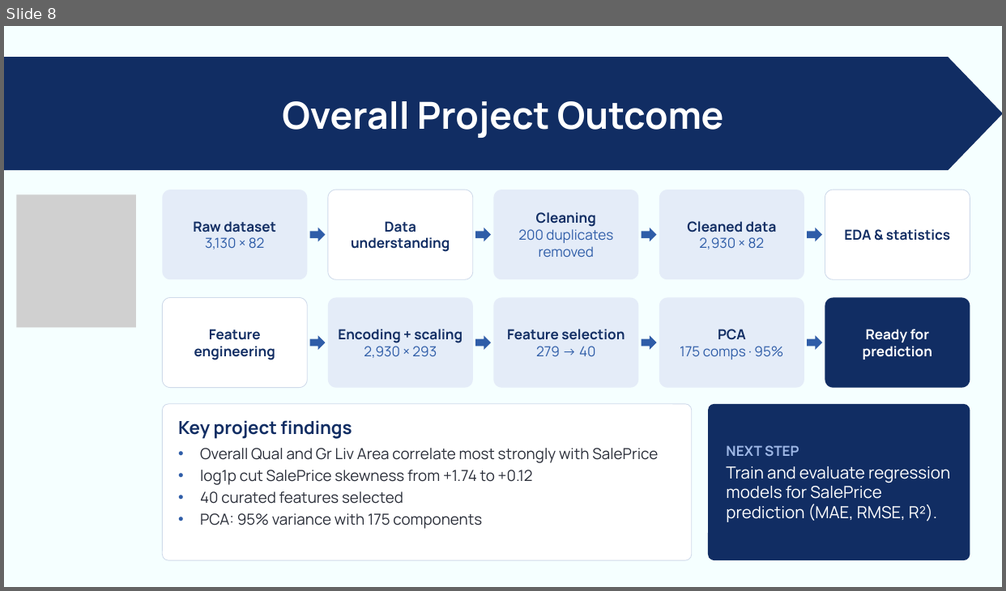
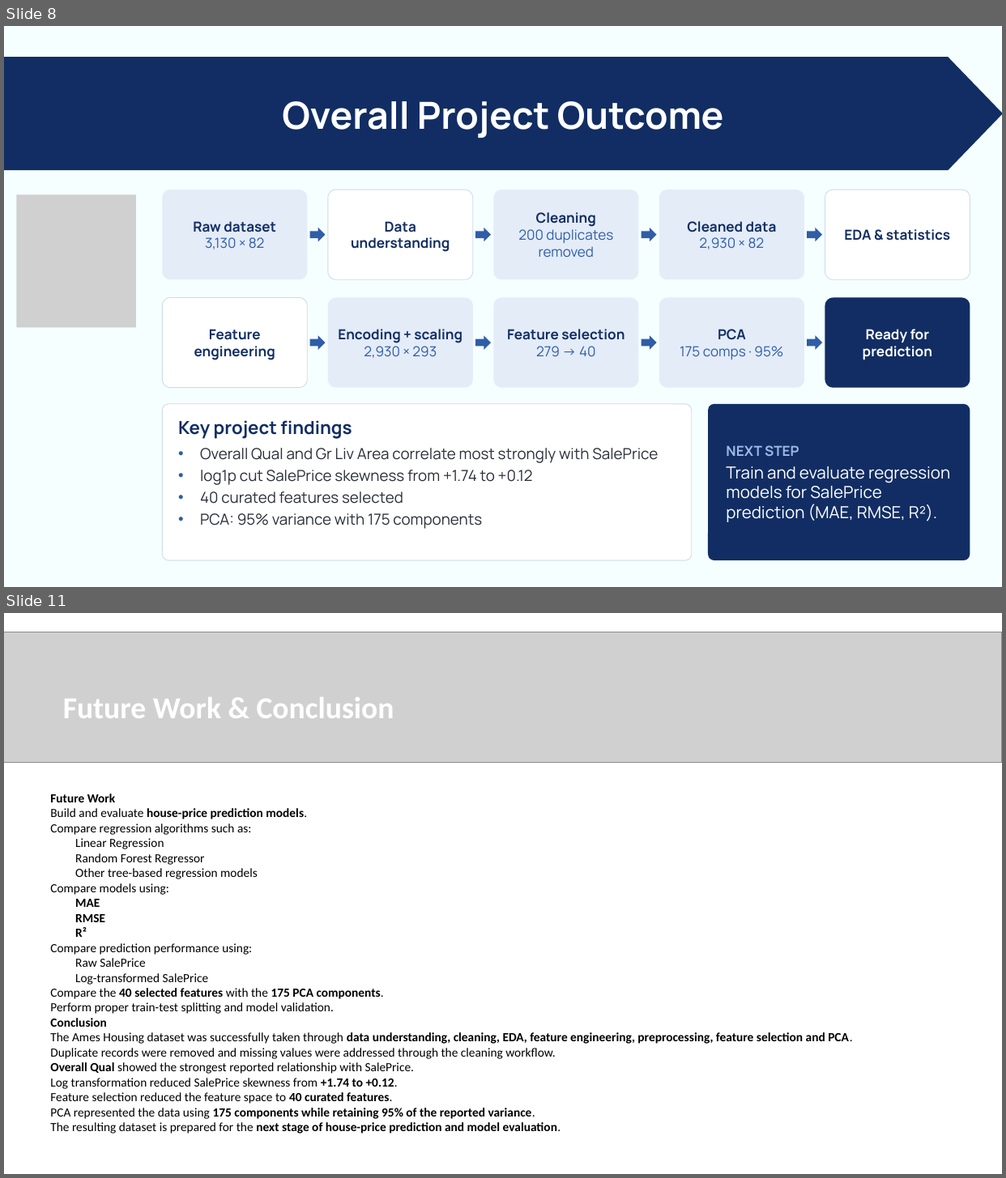
Before and after one commit to bst4096-lab/24ADI204_DSV_Team8, a slide deck: DSV_Project_Team_8_Week 1-7.pptx. Shown one above the other, each under a label of ours: slide 8 before the commit, slides 8 and 11 after it; the slides between them are not shown. The pictures are 1006x591 and 1006x1178 pixels, drawn with LibreOffice and Linux fonts; fonts in the diff are those of the drawing; grey boxes stand for pictures. Boxes give left, top, right and bottom in pixels: in the first picture for what was removed or moved away, otherwise in the second. Text is boxed around its words. In the diff, an @@ line names an element or a change of style, - is before the commit and + after.

Commit message:
Updated PPT

```diff
--- a/DSV_Project_Team_8_Week 1-7.pptx
+++ b/DSV_Project_Team_8_Week 1-7.pptx
@@ slide 11 added at bbox=[4, 613, 1002, 1174], background #FFFFFF @@
@@ picture added at bbox=[4, 632, 1001, 763] @@
@@ text added at bbox=[63, 697, 394, 718], 44 pt, text #FFFFFF, bold @@
+Future Work & Conclusion
@@ text added at bbox=[50, 794, 852, 1134], 18 pt, text #000000 @@
+Future Work
+Build and evaluate house-price prediction models.
+Compare regression algorithms such as:
+  Linear Regression
+  Random Forest Regressor
+  Other tree-based regression models
+Compare models using:
+  MAE
+  RMSE
+  R²
+Compare prediction performance using:
+  Raw SalePrice
+  Log-transformed SalePrice
+Compare the 40 selected features with the 175 PCA components.
+Perform proper train-test splitting and model validation.
+Conclusion
+The Ames Housing dataset was successfully taken through data understanding, cleaning, EDA, feature engineering, preprocessing, feature selection and PCA.
+Duplicate records were removed and missing values were addressed through the cleaning workflow.
+Overall Qual showed the strongest reported relationship with SalePrice.
+Log transformation reduced SalePrice skewness from +1.74 to +0.12.
+Feature selection reduced the feature space to 40 curated features.
+PCA represented the data using 175 components while retaining 95% of the reported variance.
+The resulting dataset is prepared for the next stage of house-price prediction and model evaluation.
```
Also in this commit, not shown: 3 other slides added.
